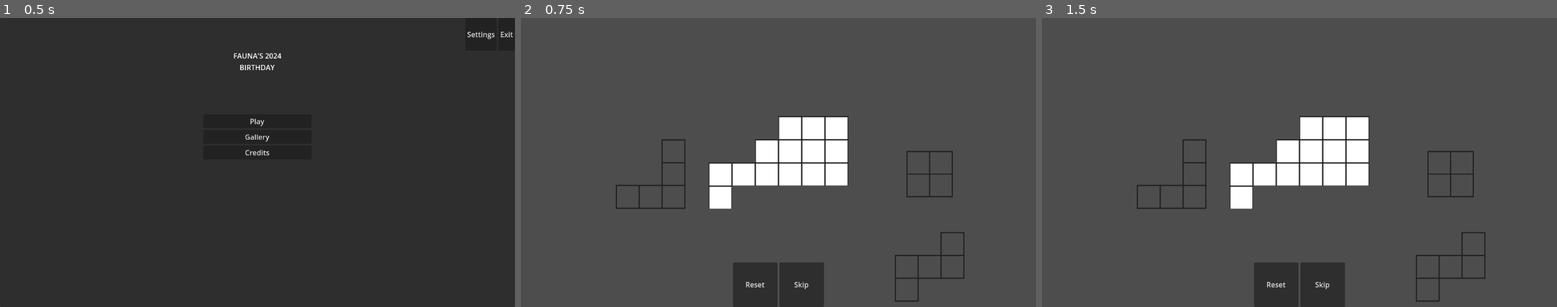
Above: before the commit, frames 1-3 (left to right).
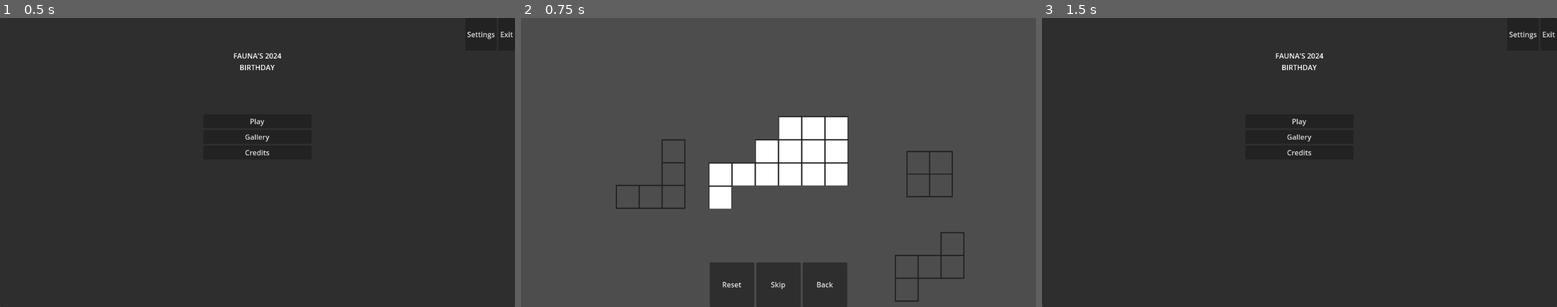
Above: after the commit, the same moments.

Repository: Saplings-Projects/Birthday-2024
Game: Godot game, scene res://MainScenes/main_menu.tscn
Same seed, same stepped clock (60 frames per second), same inputs: the game is played once before the commit and once after it.
Inputs (mouse positions are in pixels of both pictures, inside the frame that each line leads up to):
- Up to frame 1 (0.5 s): no input
- Up to frame 2 (0.75 s): click "Play" at 0.5 s
- Up to frame 3 (1.5 s): click (1345, 283) at 1.25 s, where only the run after the commit has a clickable "Back"

Frame 1 is identical in both runs. In frame 2, 1.7% of the frame differs, in the area x 36-64%, y 84-100%; in frame 3, 96%, in the area x 0-100%, y 0-100%.

Commit message:
fixed typos, added Back button to main level

Diff:
--- a/Birthday-2024-Project/MainScenes/main_menu.tscn
+++ b/Birthday-2024-Project/MainScenes/main_menu.tscn
@@ -7,8 +7,8 @@
 
 [node name="MainMenuController" parent="." instance=ExtResource("1_2fpfx")]
 
-[node name="MainMenuUiManager" parent="." node_paths=PackedStringArray("conntroller") instance=ExtResource("1_yk612")]
-conntroller = NodePath("../MainMenuController")
+[node name="MainMenuUiManager" parent="." node_paths=PackedStringArray("controller") instance=ExtResource("1_yk612")]
+controller = NodePath("../MainMenuController")
 
 [connection signal="initialized_event" from="MainMenuController" to="MainMenuUiManager" method="on_main_menu_initialized"]
 [connection signal="state_changed_event" from="MainMenuController" to="MainMenuUiManager" method="on_main_menu_state_changed"]
--- a/Birthday-2024-Project/ScenePrefabs/MainMenuUiManager.tscn
+++ b/Birthday-2024-Project/ScenePrefabs/MainMenuUiManager.tscn
@@ -9,7 +9,7 @@
 start_screen = NodePath("StartScreen")
 start_state = NodePath("States/MainMenuUiStartState")
 
-[node name="StartScreen" type="Control" parent="." node_paths=PackedStringArray("credits_button", "exit_button", "gallary_button", "play_button", "settings_button")]
+[node name="StartScreen" type="Control" parent="." node_paths=PackedStringArray("credits_button", "exit_button", "gallery_button", "play_button", "settings_button")]
 layout_mode = 3
 anchors_preset = 15
 anchor_right = 1.0
@@ -19,7 +19,7 @@
 script = ExtResource("2_n7aum")
 credits_button = NodePath("Panel/Navigation Buttons/Credits Button")
 exit_button = NodePath("Panel/Utility Buttons/Exit Button")
-gallary_button = NodePath("Panel/Navigation Buttons/Gallery Button")
+gallery_button = NodePath("Panel/Navigation Buttons/Gallery Button")
 play_button = NodePath("Panel/Navigation Buttons/Play Button")
 settings_button = NodePath("Panel/Utility Buttons/Settings Button")
 
--- a/Birthday-2024-Project/ScenePrefabs/PuzzleUiManager.tscn
+++ b/Birthday-2024-Project/ScenePrefabs/PuzzleUiManager.tscn
@@ -11,7 +11,7 @@
 play_state = NodePath("States/PuzzleUiPlayState")
 win_state = NodePath("States/PuzzleUiWinState")
 
-[node name="MainScreen" type="Control" parent="." node_paths=PackedStringArray("context_button", "reset_button", "win_text")]
+[node name="MainScreen" type="Control" parent="." node_paths=PackedStringArray("context_button", "reset_button", "back_button", "win_text")]
 layout_mode = 3
 anchors_preset = 15
 anchor_right = 1.0
@@ -21,6 +21,7 @@
 script = ExtResource("2_fxt11")
 context_button = NodePath("MarginContainer/HBoxContainer/Context Button")
 reset_button = NodePath("MarginContainer/HBoxContainer/Reset Button")
+back_button = NodePath("MarginContainer/HBoxContainer/Back Button")
 win_text = NodePath("Win Text")
 
 [node name="MarginContainer" type="MarginContainer" parent="MainScreen"]
@@ -49,6 +50,13 @@
 size_flags_horizontal = 4
 size_flags_vertical = 4
 text = "<context>"
+
+[node name="Back Button" type="Button" parent="MainScreen/MarginContainer/HBoxContainer"]
+custom_minimum_size = Vector2(100, 100)
+layout_mode = 2
+size_flags_horizontal = 4
+size_flags_vertical = 4
+text = "Back"
 
 [node name="Win Text" type="Label" parent="MainScreen"]
 layout_mode = 1
--- a/Birthday-2024-Project/Scripts/Game/States/GamePlayState.gd
+++ b/Birthday-2024-Project/Scripts/Game/States/GamePlayState.gd
@@ -5,6 +5,8 @@
 func reset_puzzle():
 	get_tree().reload_current_scene()
 
+func back_to_menu():
+	get_tree().change_scene_to_file("res://MainScenes/main_menu.tscn")
 
 func skip_puzzle():
 	print("skip_puzzle is not fully implemented", self)
--- a/Birthday-2024-Project/Scripts/UI/MainMenu/MainMenuStartScreen.gd
+++ b/Birthday-2024-Project/Scripts/UI/MainMenu/MainMenuStartScreen.gd
@@ -5,6 +5,6 @@
 @export_group("UI Elements")
 @export var credits_button: Button
 @export var exit_button: Button
-@export var gallary_button: Button
+@export var gallery_button: Button
 @export var play_button: Button
 @export var settings_button: Button
--- a/Birthday-2024-Project/Scripts/UI/MainMenu/MainMenuUiManager.gd
+++ b/Birthday-2024-Project/Scripts/UI/MainMenu/MainMenuUiManager.gd
@@ -2,7 +2,7 @@
 extends CanvasLayer
 
 
-@export var conntroller: MainMenuController
+@export var controller: MainMenuController
 
 @export_group("Screens")
 @export var start_screen: MainMenuStartScreen
@@ -51,7 +51,7 @@
 
 
 func _ready():
-	start_state._controller = conntroller
+	start_state._controller = controller
 	start_state._ui_manager = self
 
 
--- a/Birthday-2024-Project/Scripts/UI/MainMenu/States/MainMenuUiStartState.gd
+++ b/Birthday-2024-Project/Scripts/UI/MainMenu/States/MainMenuUiStartState.gd
@@ -42,7 +42,7 @@
 	var screen = _ui_manager.start_screen
 	screen.credits_button.button_up.connect(_on_credits_clicked)
 	screen.exit_button.button_up.connect(_on_exit_clicked)
-	screen.gallary_button.button_up.connect(_on_gallery_clicked)
+	screen.gallery_button.button_up.connect(_on_gallery_clicked)
 	screen.play_button.button_up.connect(_on_play_clicked)
 	screen.settings_button.button_up.connect(_on_settings_clicked)
 
@@ -53,7 +53,7 @@
 	var screen = _ui_manager.start_screen
 	screen.credits_button.button_up.disconnect(_on_credits_clicked)
 	screen.exit_button.button_up.disconnect(_on_exit_clicked)
-	screen.gallary_button.button_up.disconnect(_on_gallery_clicked)
+	screen.gallery_button.button_up.disconnect(_on_gallery_clicked)
 	screen.play_button.button_up.disconnect(_on_play_clicked)
 	screen.settings_button.button_up.disconnect(_on_settings_clicked)
 
--- a/Birthday-2024-Project/Scripts/UI/Puzzle/PuzzleMainScreen.gd
+++ b/Birthday-2024-Project/Scripts/UI/Puzzle/PuzzleMainScreen.gd
@@ -5,6 +5,7 @@
 @export_group("UI Elements")
 @export var context_button: Button
 @export var reset_button: Button
+@export var back_button: Button
 @export var win_text: Label
 
 
--- a/Birthday-2024-Project/Scripts/UI/Puzzle/States/PuzzleUiPlayState.gd
+++ b/Birthday-2024-Project/Scripts/UI/Puzzle/States/PuzzleUiPlayState.gd
@@ -8,6 +8,8 @@
 func _on_reset_clicked():
 	_state.reset_puzzle()
 
+func _on_back_clicked():
+	_state.back_to_menu()
 
 func _on_skip_clicked():
 	_state.skip_puzzle()
@@ -31,6 +33,7 @@
 	screen.context_button.text = "Skip"
 	screen.context_button.button_up.connect(_on_skip_clicked)
 	screen.reset_button.button_up.connect(_on_reset_clicked)
+	screen.back_button.button_up.connect(_on_back_clicked)
 
 
 func exit_state():
@@ -39,6 +42,7 @@
 	var screen = _ui_manager.main_screen
 	screen.context_button.button_up.disconnect(_on_skip_clicked)
 	screen.reset_button.button_up.disconnect(_on_reset_clicked)
+	screen.back_button.button_up.disconnect(_on_back_clicked)
 
 
 func update_state():
